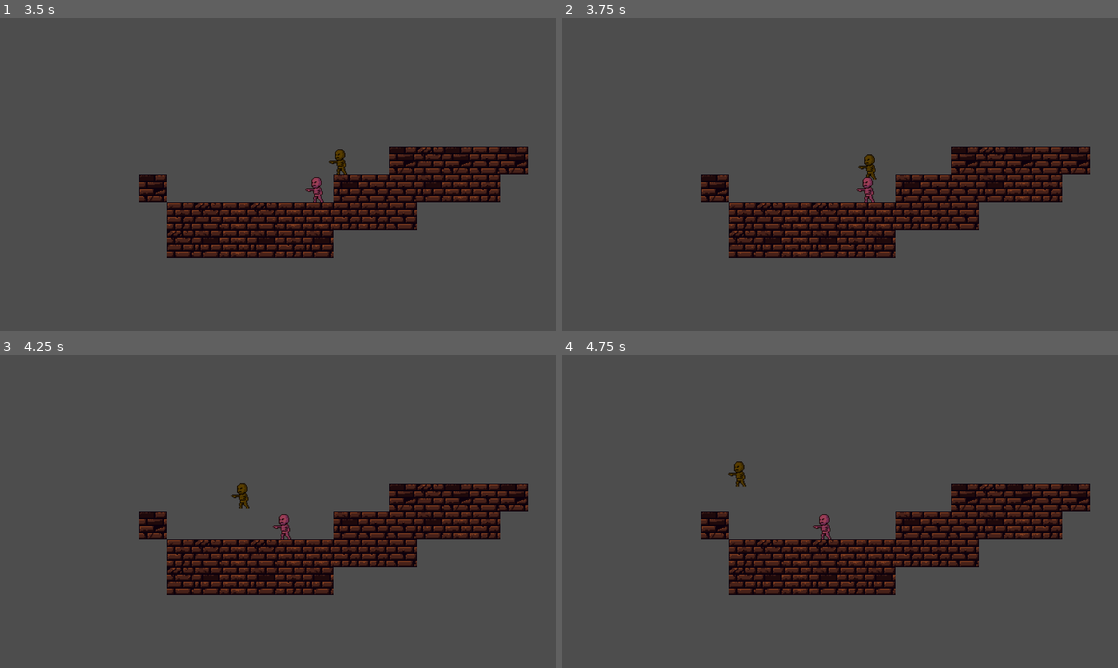
Above: before the commit, frames 1-4 (two rows, left to right).
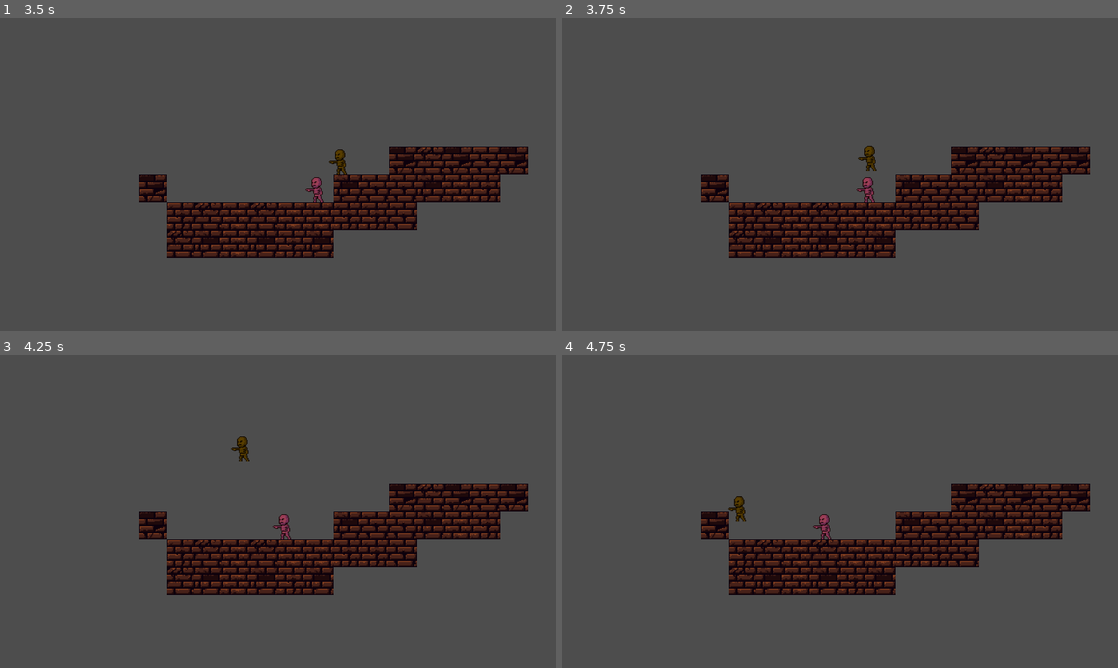
Above: after the commit, the same moments.

Repository: greatbrick0/GdFallJam2025
Game: Godot game, scene res://Scenes/main_menu.tscn
Same seed, same stepped clock (60 frames per second), same inputs: the game is played once before the commit and once after it.
Inputs:
- Up to frame 1 (3.5 s): click "START" at 0.5 s; hold D (moveright) 1.28-2.78 s; tap Space (jump) at 1.35, 1.52, 1.82, 2.1, 2.27, 2.57, 2.85 s; hold A (moveleft) from 2.78 s (still down)
- Up to frame 2 (3.75 s): keep holding A (moveleft); tap Space (jump) at 3.6 s
- Up to frame 3 (4.25 s): keep holding A (moveleft); tap Space (jump) at 3.77, 4.07 s
- Up to frame 4 (4.75 s): keep holding A (moveleft); tap Space (jump) at 4.35, 4.52 s

Frame 1 is identical in both runs. In frame 2, 0.2% of the frame differs, in the area x 53-57%, y 40-52%; in frame 3, 0.3%; in frame 4, 0.3%, in the area x 29-34%, y 34-54%.

Commit message:
Bounce Off Skeletons

Diff:
--- a/gdfalljam/Scenes/player.tscn
+++ b/gdfalljam/Scenes/player.tscn
@@ -42,6 +42,10 @@
 [sub_resource type="RectangleShape2D" id="RectangleShape2D_cvnsp"]
 size = Vector2(32, 60)
 
+[sub_resource type="CapsuleShape2D" id="CapsuleShape2D_cvnsp"]
+radius = 16.0
+height = 60.0
+
 [node name="Player" type="CharacterBody2D"]
 collision_layer = 2
 script = ExtResource("1_cvnsp")
@@ -55,3 +59,12 @@
 
 [node name="CollisionShape2D" type="CollisionShape2D" parent="."]
 shape = SubResource("RectangleShape2D_cvnsp")
+
+[node name="Hitbox" type="Area2D" parent="."]
+collision_layer = 4
+collision_mask = 4
+
+[node name="CollisionShape2D" type="CollisionShape2D" parent="Hitbox"]
+shape = SubResource("CapsuleShape2D_cvnsp")
+
+[connection signal="area_entered" from="Hitbox" to="." method="_on_hitbox_area_entered"]
--- a/gdfalljam/Scenes/skeleton.tscn
+++ b/gdfalljam/Scenes/skeleton.tscn
@@ -42,6 +42,10 @@
 [sub_resource type="RectangleShape2D" id="RectangleShape2D_cvnsp"]
 size = Vector2(32, 60)
 
+[sub_resource type="CapsuleShape2D" id="CapsuleShape2D_81u3t"]
+radius = 16.0
+height = 60.0
+
 [node name="Skeleton" type="CharacterBody2D"]
 collision_layer = 2
 script = ExtResource("1_81u3t")
@@ -54,3 +58,12 @@
 
 [node name="CollisionShape2D" type="CollisionShape2D" parent="."]
 shape = SubResource("RectangleShape2D_cvnsp")
+
+[node name="Hitbox" type="Area2D" parent="."]
+collision_layer = 4
+collision_mask = 4
+
+[node name="CollisionShape2D" type="CollisionShape2D" parent="Hitbox"]
+shape = SubResource("CapsuleShape2D_81u3t")
+
+[connection signal="area_entered" from="Hitbox" to="." method="_on_hitbox_area_entered"]
--- a/gdfalljam/Scenes/test_level_1.tscn
+++ b/gdfalljam/Scenes/test_level_1.tscn
@@ -10,7 +10,7 @@
 
 [node name="Camera2D" type="Camera2D" parent="."]
 
-[node name="Player2" parent="." instance=ExtResource("3_pu8o7")]
+[node name="Skeleton" parent="." instance=ExtResource("3_pu8o7")]
 position = Vector2(289, -103)
 
 [node name="TileMapLayer" type="TileMapLayer" parent="."]
--- a/gdfalljam/Scripts/player.gd
+++ b/gdfalljam/Scripts/player.gd
@@ -22,3 +22,10 @@
 
 	$Visuals.scale.x = (1 if facingRight else -1)
 	move_and_slide()
+
+func _on_hitbox_area_entered(area: Area2D):
+	if(area.get_parent().velocity.y > velocity.y):
+		print(name + " died")
+	else:
+		velocity.y = jumpForce
+		print(name + " killed")
--- a/gdfalljam/Scripts/skeleton.gd
+++ b/gdfalljam/Scripts/skeleton.gd
@@ -18,3 +18,9 @@
 
 	$Visuals.scale.x = (1 if facingRight else -1)
 	move_and_slide()
+
+func _on_hitbox_area_entered(area):
+	if(area.get_parent().velocity.y > velocity.y):
+		print(name + " died")
+	else:
+		print(name + " killed")
Not shown: 1 places in gdfalljam/Scenes/player.tscn that only renumber resources
Not shown: 1 places in gdfalljam/Scenes/skeleton.tscn that only renumber resources
